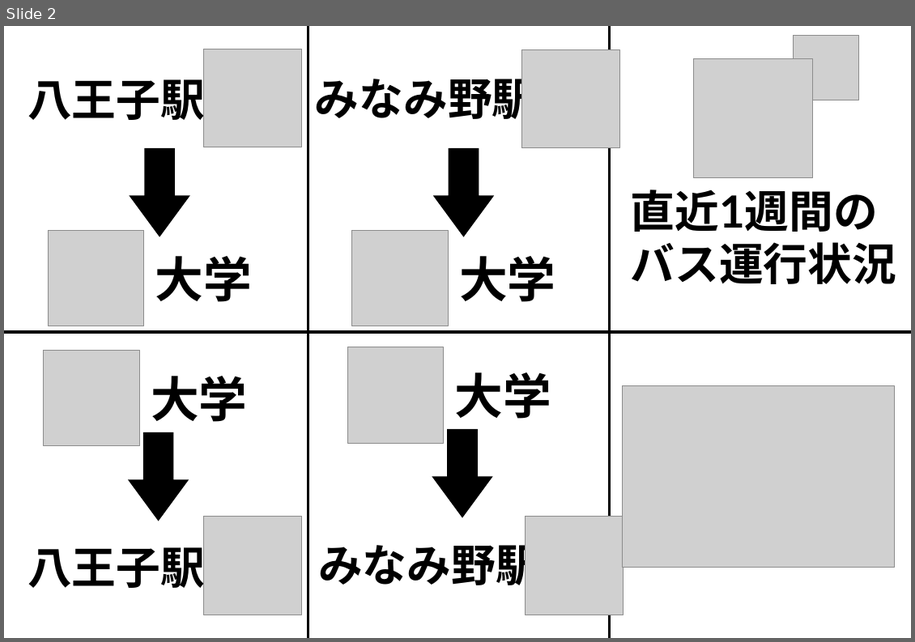
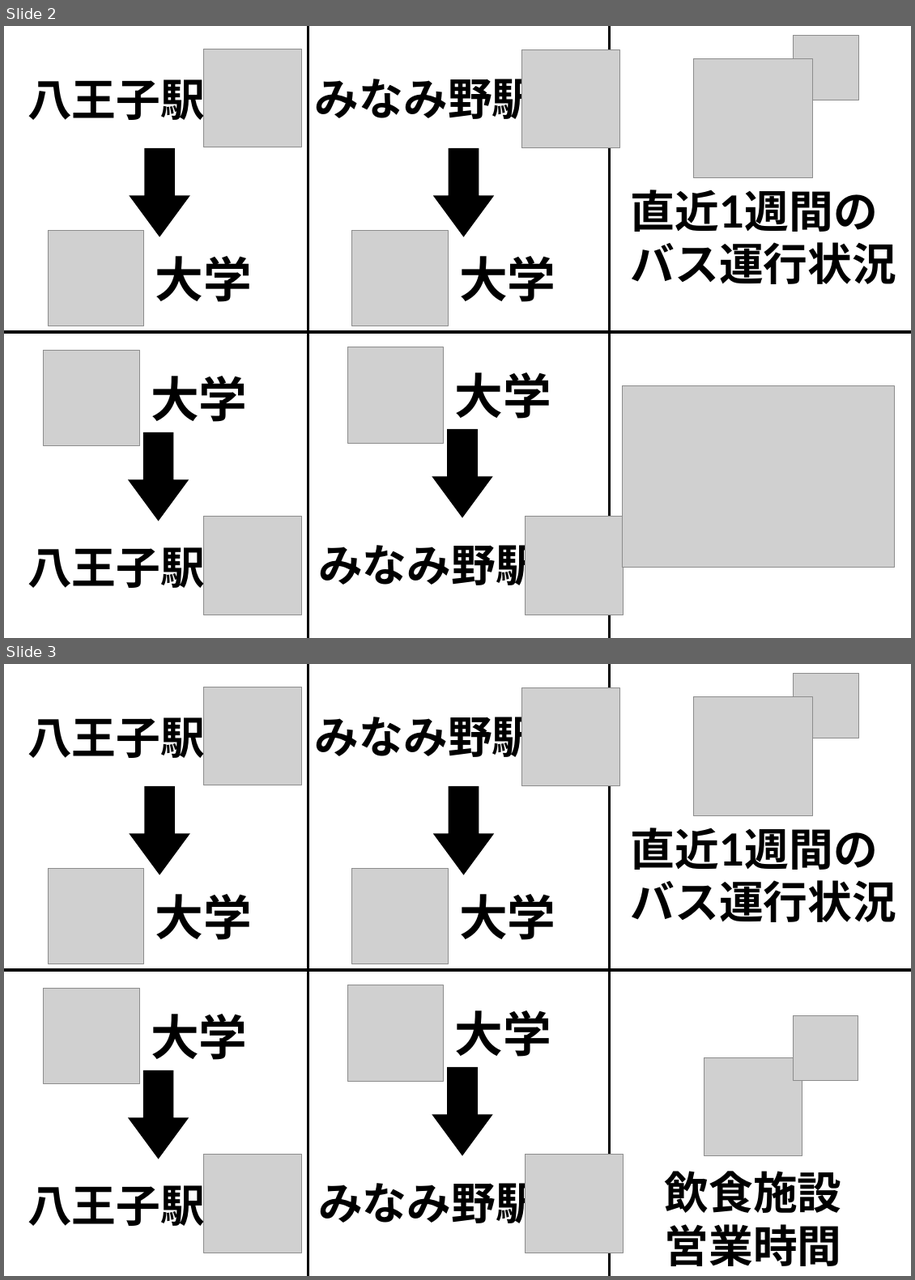
Before and after one commit to akin0ri/tut_bus_bot, a slide deck: public/画像作成.pptx. Shown one above the other, each under a label of ours: slide 2 before the commit, slides 2 and 3 after it. The pictures are 915x642 and 915x1280 pixels, drawn with LibreOffice and Linux fonts; fonts in the diff are those of the drawing; grey boxes stand for pictures. Boxes give left, top, right and bottom in pixels: in the first picture for what was removed or moved away, otherwise in the second. Text is boxed around its words. In the diff, an @@ line names an element or a change of style, - is before the commit and + after.

```diff
--- a/public/画像作成.pptx
+++ b/public/画像作成.pptx
@@ slide 3 added at [4, 664, 911, 1276], background #FFFFFF @@
@@ picture added at [203, 687, 301, 786] @@
@@ line added from (308, 664) to (308, 1276), #000000 3 pt @@
@@ line added from (609, 664) to (609, 1276), #000000 3 pt @@
@@ picture added at [793, 673, 859, 738] @@
@@ text added at [27, 709, 205, 765], 44 pt, text #000000, bold @@
+八王子駅
@@ text added at [315, 708, 537, 764], 44 pt, text #000000, bold @@
+みなみ野駅
@@ picture added at [522, 688, 620, 786] @@
@@ picture added at [693, 696, 812, 815] @@
@@ right arrow added at [129, 786, 189, 875], fill #000000 @@
@@ right arrow added at [433, 786, 494, 875], fill #000000 @@
@@ text added at [631, 828, 897, 922], 44 pt, text #000000, bold @@
+直近1週間の
+バス運行状況
@@ picture added at [49, 869, 144, 965] @@
@@ picture added at [352, 869, 448, 965] @@
@@ text added at [155, 894, 252, 940], 48 pt, text #000000, bold @@
+大学
@@ text added at [459, 894, 556, 940], 48 pt, text #000000, bold @@
+大学
@@ line added from (4, 970) to (911, 970), #000000 3 pt @@
@@ picture added at [44, 989, 140, 1084] @@
@@ picture added at [348, 986, 444, 1081] @@
@@ text added at [151, 1014, 247, 1060], 48 pt, text #000000, bold @@
+大学
@@ text added at [454, 1011, 551, 1057], 48 pt, text #000000, bold @@
+大学
@@ picture added at [793, 1016, 859, 1081] @@
@@ right arrow added at [127, 1071, 189, 1159], fill #000000 @@
@@ right arrow added at [432, 1067, 492, 1156], fill #000000 @@
@@ picture added at [705, 1058, 803, 1156] @@
@@ picture added at [203, 1155, 301, 1253] @@
@@ picture added at [525, 1155, 623, 1253] @@
@@ text added at [665, 1171, 842, 1267], 44 pt, text #000000, bold @@
+飲食施設
+営業時間
@@ text added at [27, 1177, 205, 1233], 44 pt, text #000000, bold @@
+八王子駅
@@ text added at [318, 1174, 540, 1231], 44 pt, text #000000, bold @@
+みなみ野駅
```
Also in this commit, not shown: 2 other files.
